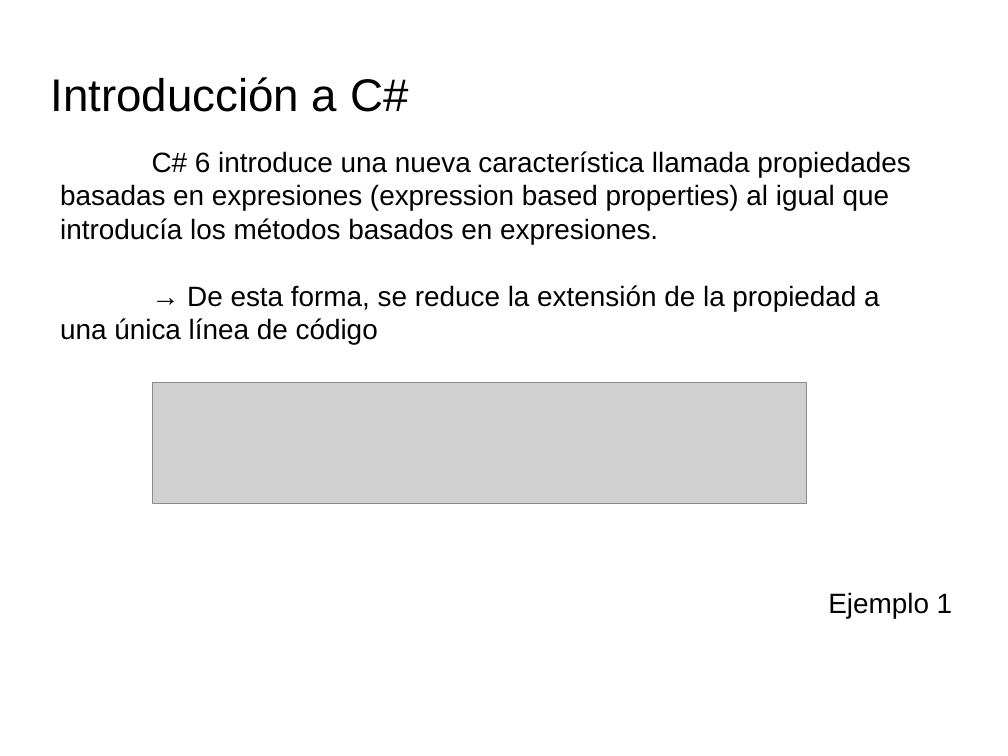
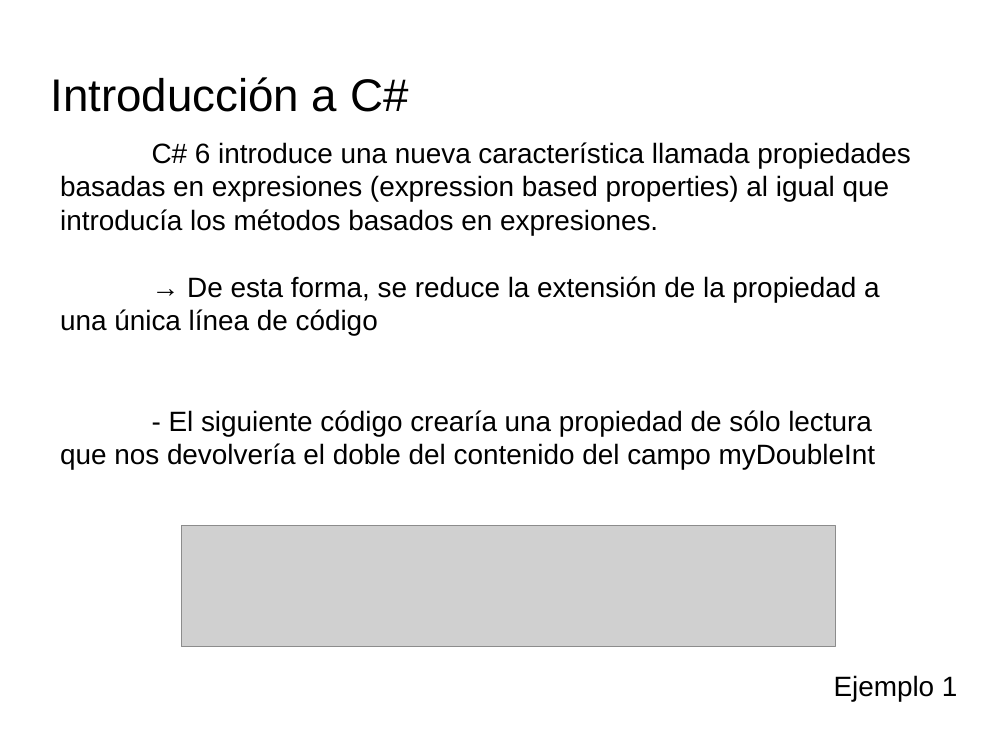
Before and after one commit to videojuegos-abastos/PMV, a slide deck: slide 9 of te/Tema 4 (Chema)/t4.3.- Definiendo miembros de una clase.odp. Drawn at 1008x756 pixels with LibreOffice and Linux fonts; fonts in the diff are those of the drawing; grey boxes stand for pictures; background and template pictures are left out. Boxes give left, top, right and bottom in pixels: in the first picture for what was removed or moved away, otherwise in the second. Text is boxed around its words. In the diff, an @@ line names an element or a change of style, - is before the commit and + after.

```diff
--- a/te/Tema 4 (Chema)/t4.3.- Definiendo miembros de una clase.odp
+++ b/te/Tema 4 (Chema)/t4.3.- Definiendo miembros de una clase.odp
@@ title at (x1=60, y1=142, x2=910, y2=465): text changed @@
-C# 6 introduce una nueva característica llamada propiedades basadas en expresiones (expression based properties) al igual que introducía los métodos basados en expresiones.
-→ De esta forma, se reduce la extensión de la propiedad a una única línea de código
+C# 6 introduce una nueva característica llamada propiedades basadas en expresiones (expression based properties) al igual que introducía los métodos basados en expresiones.
+→ De esta forma, se reduce la extensión de la propiedad a una única línea de código
+- El siguiente código crearía una propiedad de sólo lectura que nos devolvería el doble del contenido del campo myDoubleInt
@@ title "C# 6 introduce una nueva ..." at (x1=60, y1=142, x2=910, y2=465): vertical alignment middle to top @@
@@ picture moved from (x1=153, y1=382, x2=807, y2=504) to (x1=181, y1=525, x2=835, y2=647) @@
@@ text "Ejemplo 1" moved from (x1=828, y1=592, x2=953, y2=618) to (x1=834, y1=675, x2=958, y2=701) @@
```
Also in this commit, not shown: 10 other slides changed, 2 other files.
